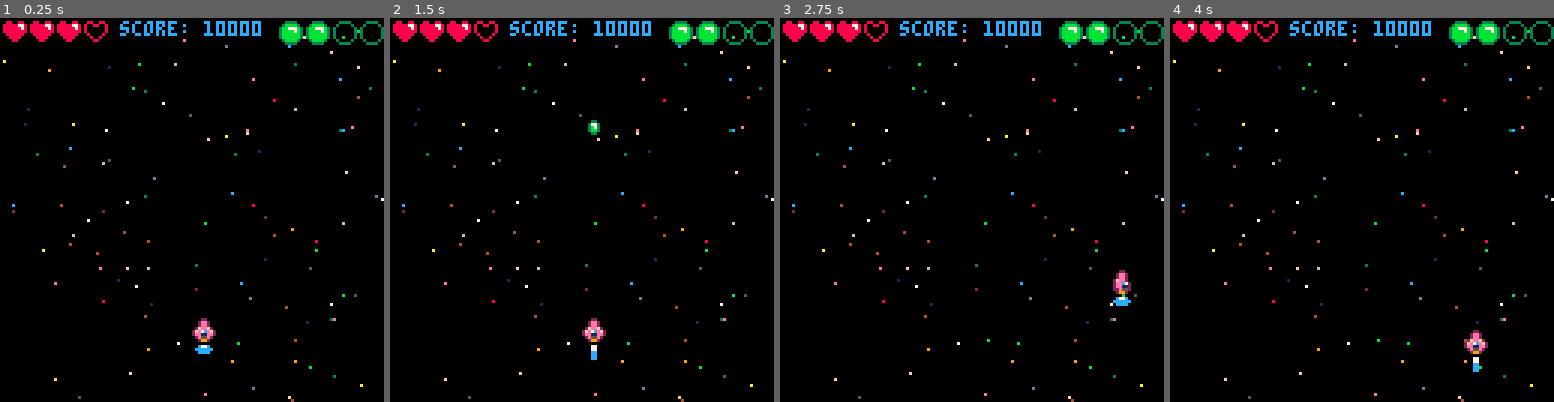
Above: before the commit, frames 1-4 (left to right).
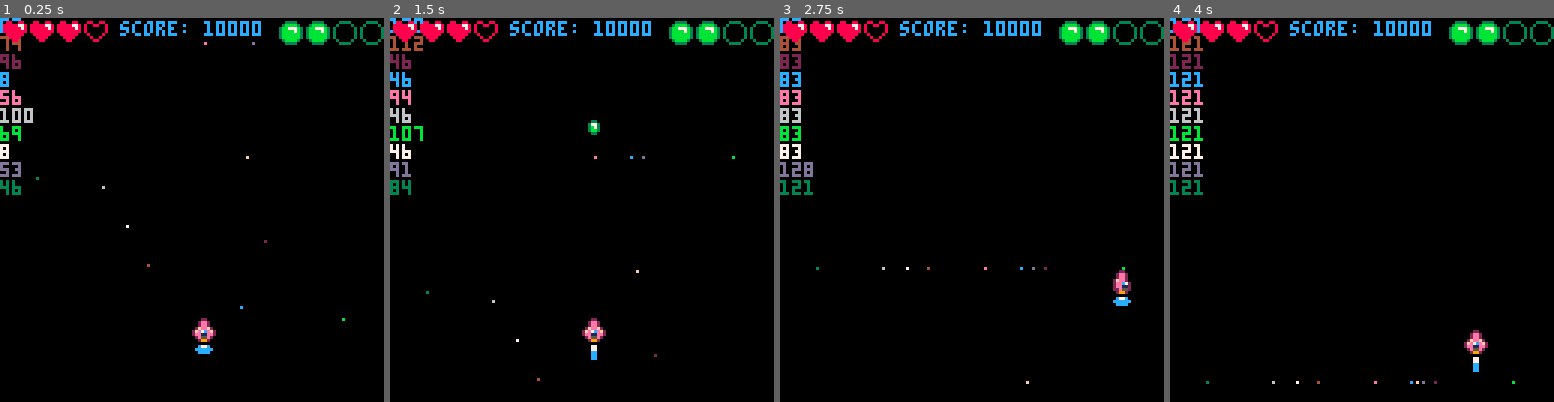
Above: after the commit, the same moments.

Repository: CalebmKopp/shmuptut
Game: PICO-8 cartridge ep7-homework/shmup_star_animation.p8
Same seed, same stepped clock (60 frames per second), same inputs: the game is played once before the commit and once after it.
Inputs:
- Up to frame 1 (0.25 s): no input
- Up to frame 2 (1.5 s): tap X (X key) at 0.33, 1.07 s
- Up to frame 3 (2.75 s): hold Right 1.6-2.1 s; tap X (X key) at 1.85 s; hold Up 2.15-2.42 s; hold Right from 2.47 s (still down)
- Up to frame 4 (4 s): tap X (X key) at 2.97 s; release Right at 3.03 s; hold Left 3.08-3.58 s; hold Down 3.63-3.97 s

The runs differ from the first frame. In frame 1, 1.8% of the frame differs, in the area x 0-100%, y 0-100%; in frame 2, 1.9%; in frame 3, 2.1%; in frame 4, 2.2%.

Commit message:
attempting to visualize my stary coordinates plus the random offsets

Diff:
--- a/ep7-homework/shmup_star_animation.p8
+++ b/ep7-homework/shmup_star_animation.p8
@@ -24,11 +24,12 @@
 	lives=3
 	bombs=2
 
+	starcount=10
 	starx={}
 	stary={}
 	starc={}
 
-	for i=1,110 do
+	for i=1,starcount do
 		add(starx,flr(rnd(128)))
 		add(stary,flr(rnd(128)))
 		add(starc,flr(rnd(15))+1)
@@ -165,7 +166,12 @@
 function starfield()
 
 	for i=1,#starx do
-		pset(starx[i],stary[i],starc[i])
+		staryoffset=t%128
+		print(stary[i]+staryoffset)
+		if (stary[i]+staryoffset > 127) then
+			stary[i]=0
+		end
+		pset(starx[i],stary[i]+staryoffset,starc[i])
 	end
 end
 __gfx__
